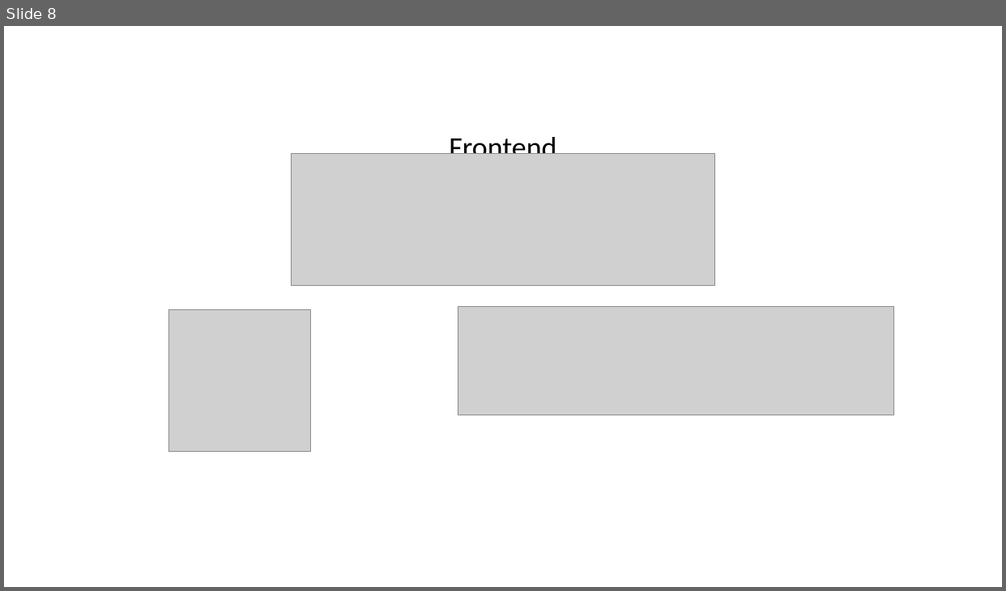
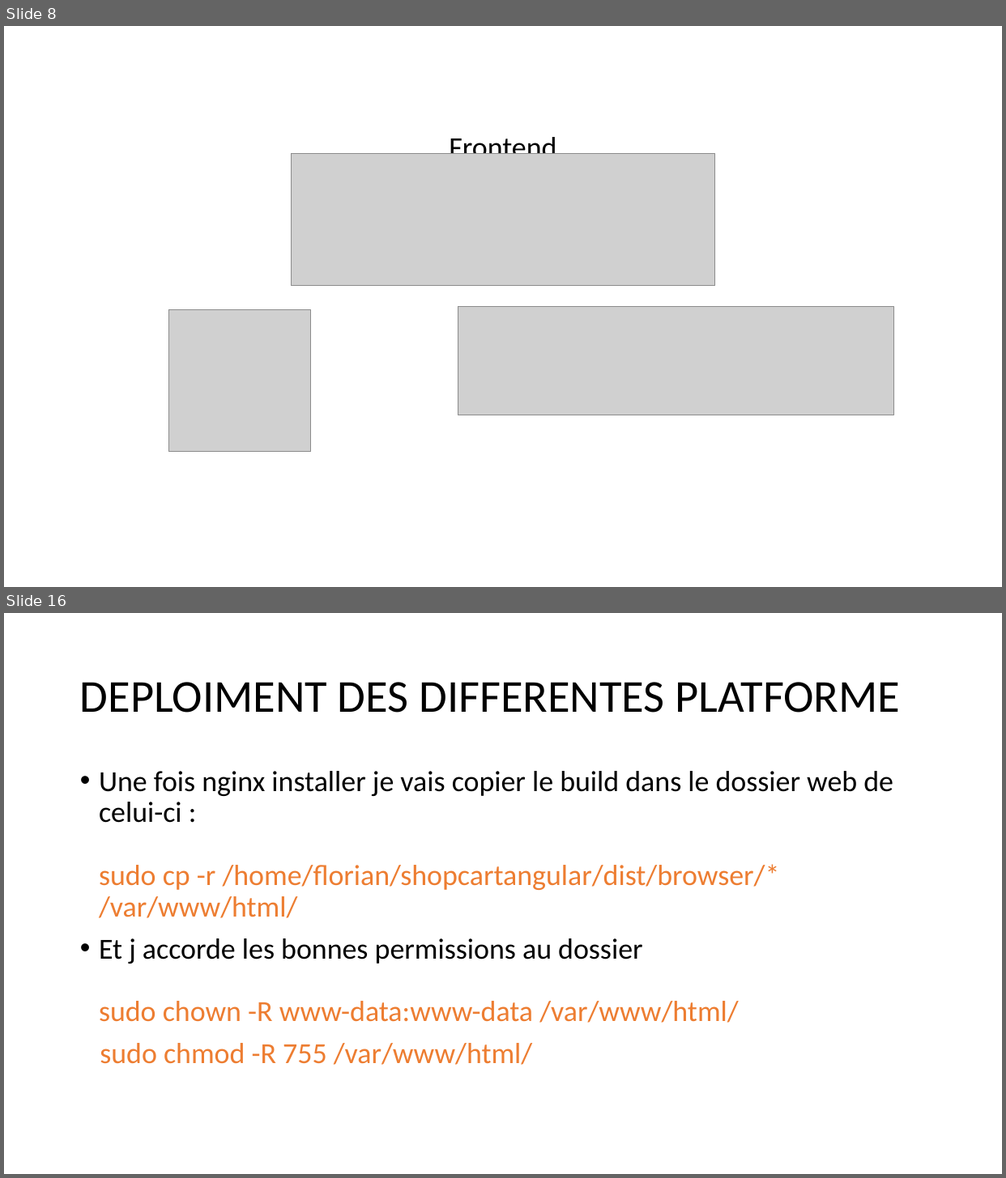
Before and after one commit to Soosuukee/shopcartfinal, a slide deck: SHOPCART.pptx. Shown one above the other, each under a label of ours: slide 8 before the commit, slides 8 and 16 after it; the slides between them are not shown. The pictures are 1006x591 and 1006x1178 pixels, drawn with LibreOffice and Linux fonts; fonts in the diff are those of the drawing; grey boxes stand for pictures. Boxes give left, top, right and bottom in pixels: in the first picture for what was removed or moved away, otherwise in the second. Text is boxed around its words. In the diff, an @@ line names an element or a change of style, - is before the commit and + after.

```diff
--- a/SHOPCART.pptx
+++ b/SHOPCART.pptx
@@ slide 16 added at (x1=4, y1=613, x2=1002, y2=1174), background #FFFFFF @@
@@ title added at (x1=80, y1=682, x2=901, y2=713), 44 pt, text #000000 @@
+DEPLOIMENT DES DIFFERENTES PLATFORME
@@ text added at (x1=99, y1=771, x2=893, y2=1065), 28 pt, text #ED7D31 @@
+• Une fois nginx installer je vais copier le build dans le dossier web de celui-ci :
+  sudo cp -r /home/florian/shopcartangular/dist/browser/* /var/www/html/
+• Et j accorde les bonnes permissions au dossier
+  sudo chown -R www-data:www-data /var/www/html/
+sudo chmod -R 755 /var/www/html/
```
Also in this commit, not shown: 1 slide changed, 11 other slides added, 45 other files.
